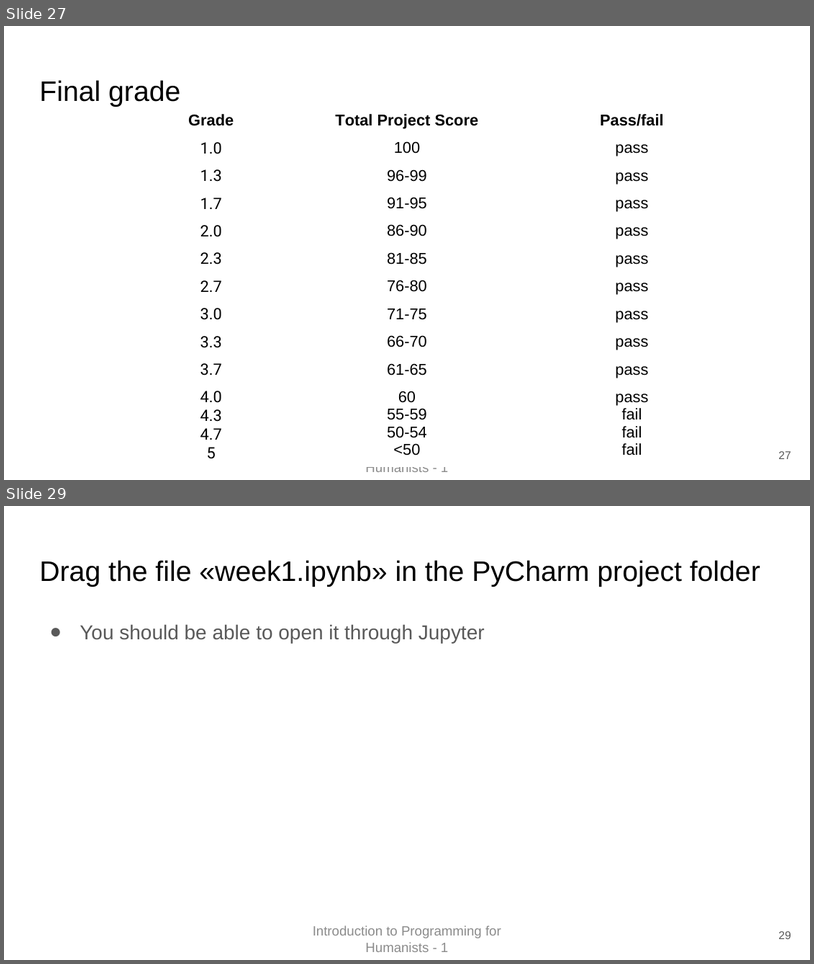
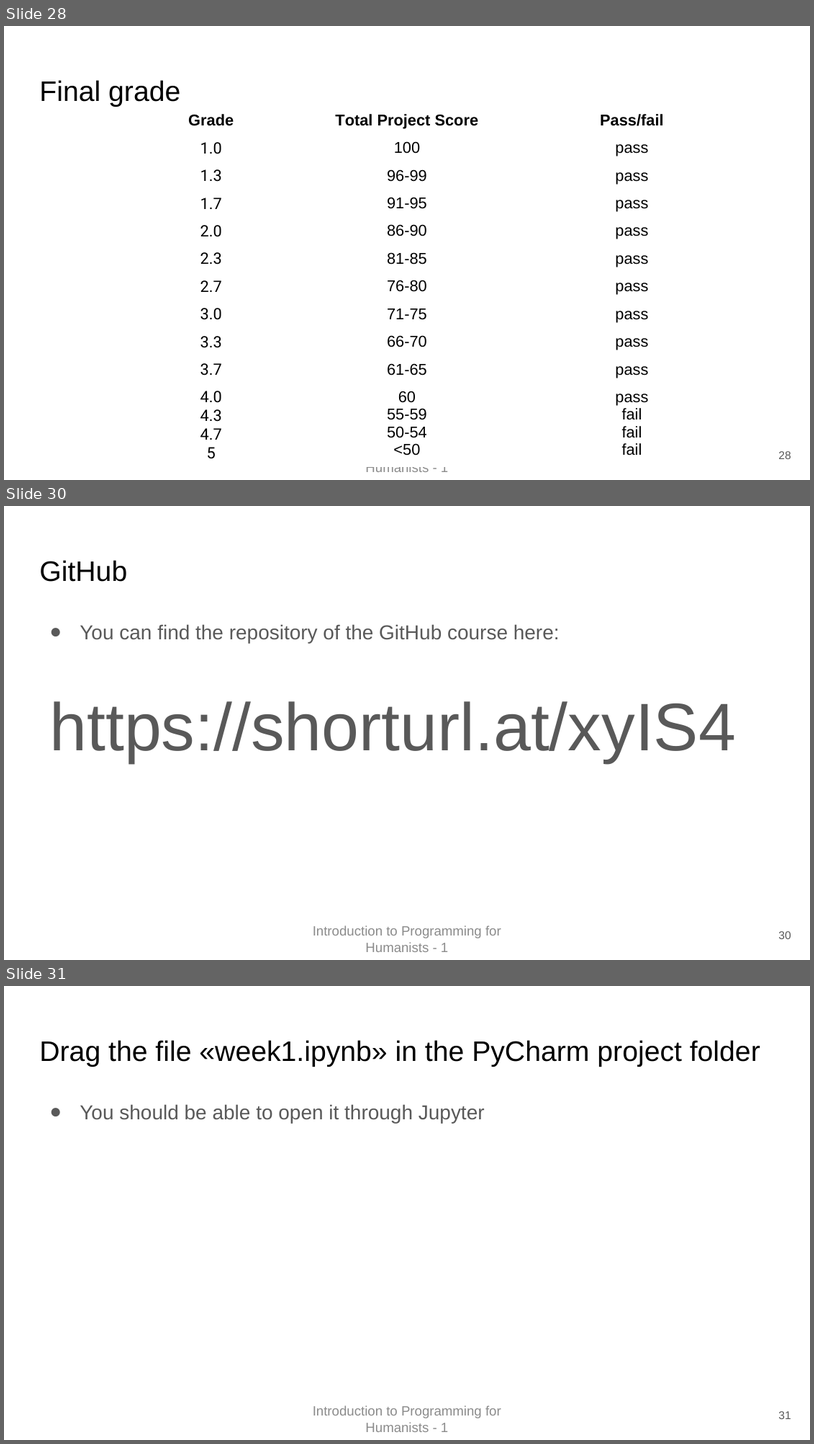
Before and after one commit to Introduction-to-Programming-FH/IPFH-2223, a slide deck: week1/First Class.pptx. Shown one above the other, each under a label of ours: slides 27 and 29 before the commit, slides 28, 30 and 31 after it; the slides between them are not shown. The pictures are 814x964 and 814x1444 pixels, drawn with LibreOffice and Linux fonts; fonts in the diff are those of the drawing. Boxes give left, top, right and bottom in pixels: in the first picture for what was removed or moved away, otherwise in the second. Text is boxed around its words. In the diff, an @@ line names an element or a change of style, - is before the commit and + after.

```diff
--- a/week1/First Class.pptx
+++ b/week1/First Class.pptx
@@ slide 30 added at <box>4,506,810,960</box>, background #FFFFFF @@
@@ title added at <box>39,560,127,582</box>, 25.2 pt, text #000000 @@
+GitHub
@@ text added at <box>49,624,736,762</box>, 18 pt, text #595959 @@
+● You can find the repository of the GitHub course here:
+https://shorturl.at/xyIS4
@@ text added at <box>313,925,502,952</box>, 12 pt, text #8C8C8C @@
+Introduction to Programming for Humanists - 1
@@ page number added at <box>779,931,791,939</box>, 10 pt, text #595959 @@
+30
@@ what was slide 27 is now slide 28 @@
@@ page number at <box>779,451,791,459</box>: text changed @@
-27
+28
@@ what was slide 29 is now slide 31 @@
@@ page number at <box>779,1411,791,1419</box>: text changed @@
-29
+31
```
Also in this commit, not shown: 5 slides changed, 1 other slide added, 1 other file.
